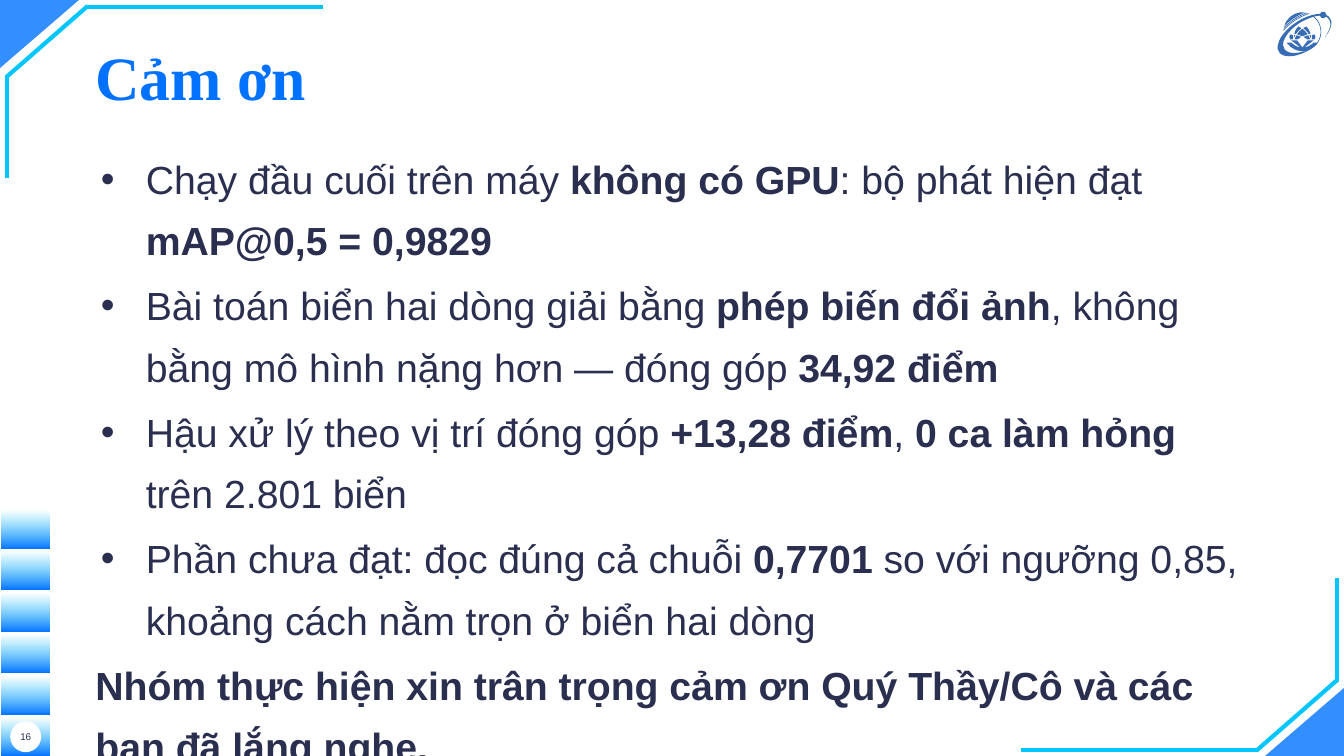
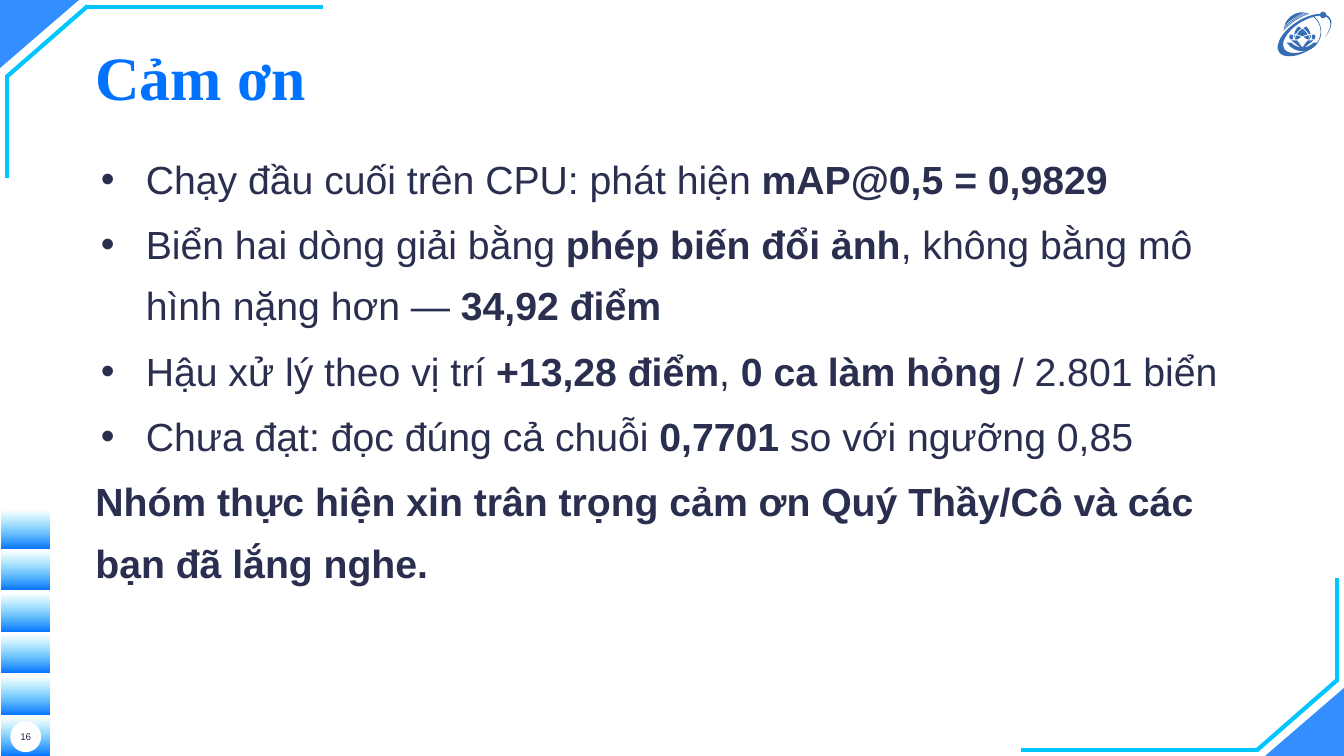
Before and after one commit to hieunguyen2604/alpr-do-an-mon-hoc, a slide deck: slide 16 of docs/slides/12-slides-mon-hoc.pptx. Drawn at 1344x756 pixels with LibreOffice and Linux fonts; fonts in the diff are those of the drawing; background and template pictures are left out. Boxes give left, top, right and bottom in pixels: in the first picture for what was removed or moved away, otherwise in the second. Text is boxed around its words. In the diff, an @@ line names an element or a change of style, - is before the commit and + after.

```diff
--- a/docs/slides/12-slides-mon-hoc.pptx
+++ b/docs/slides/12-slides-mon-hoc.pptx
@@ text at bbox=[146, 164, 1217, 459]: text changed @@
-• Chạy đầu cuối trên máy không có GPU: bộ phát hiện đạt mAP@0,5 = 0,9829
-• Bài toán biển hai dòng giải bằng phép biến đổi ảnh, không bằng mô hình nặng hơn — đóng góp 34,92 điểm
-• Hậu xử lý theo vị trí đóng góp +13,28 điểm, 0 ca làm hỏng trên 2.801 biển
-• Phần chưa đạt: đọc đúng cả chuỗi 0,7701 so với ngưỡng 0,85, khoảng cách nằm trọn ở biển hai dòng
+• Chạy đầu cuối trên CPU: phát hiện mAP@0,5 = 0,9829
+• Biển hai dòng giải bằng phép biến đổi ảnh, không bằng mô hình nặng hơn — 34,92 điểm
+• Hậu xử lý theo vị trí +13,28 điểm, 0 ca làm hỏng / 2.801 biển
+• Chưa đạt: đọc đúng cả chuỗi 0,7701 so với ngưỡng 0,85
```
Also in this commit, not shown: 1 other slide changed, 12 other files.
